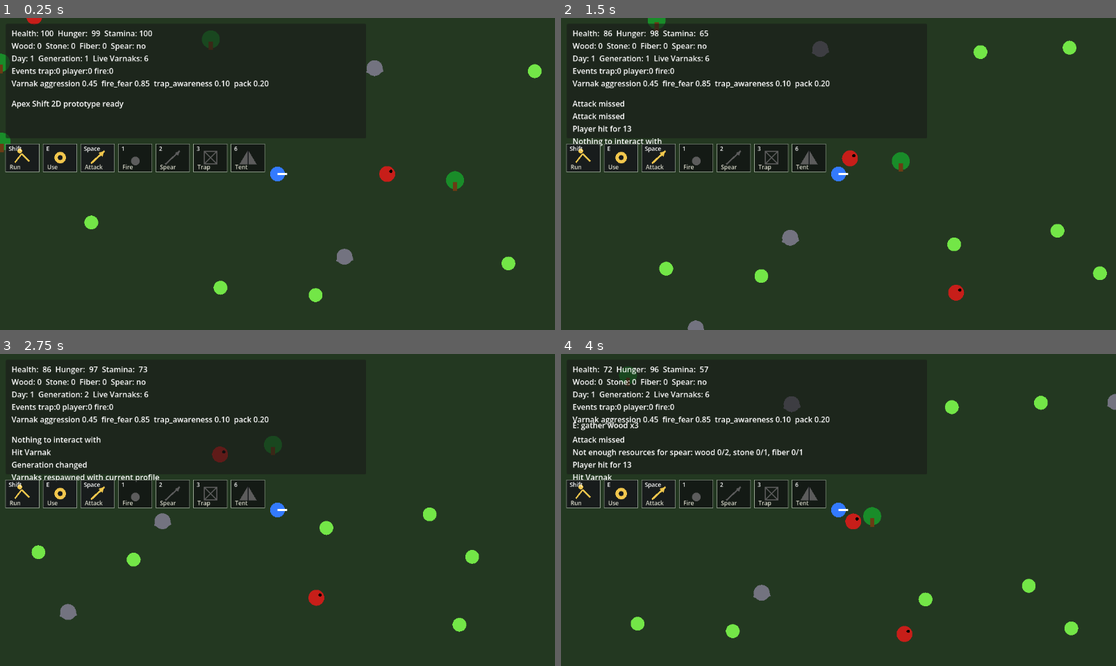
Above: before the commit, frames 1-4 (two rows, left to right).
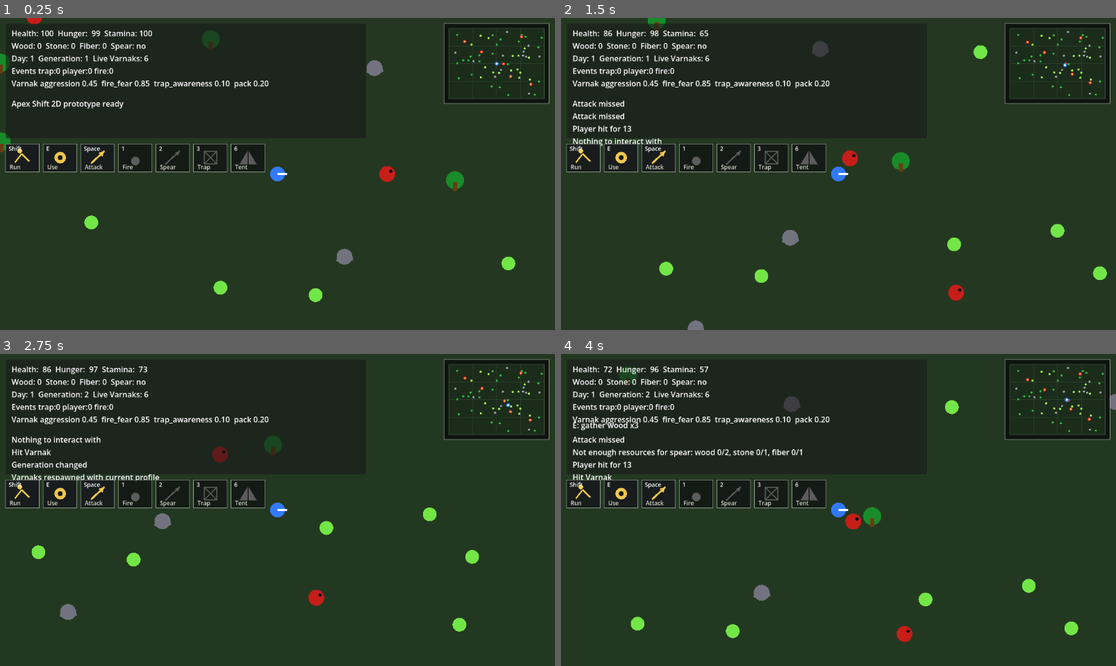
Above: after the commit, the same moments.

Repository: krisstoof/apex-shift-2d
Game: Godot game, scene res://scenes/main.tscn
The game is run twice, just before and just after one commit, with the same random seed, the same clock (stepped at 60 frames per second) and the same inputs.
Inputs (mouse positions are in pixels of both pictures, inside the frame that each line leads up to):
- Up to frame 1 (0.25 s): no input
- Up to frame 2 (1.5 s): tap Enter at 0.5 s; move the mouse to (960, 158) at 0.52 s; hold D (move_right) 0.53-1.28 s; hold Shift 0.53-1.28 s; click (960, 158) at 0.67 s; tap Space at 0.77 s; move the mouse to (727, 189) at 1.27 s; hold S (move_down) from 1.28 s (still down); tap E at 1.35 s
- Up to frame 3 (2.75 s): tap Space at 1.52 s; move the mouse to (333, 441) at 2.02 s; release S (move_down) at 2.03 s; hold D (move_right) from 2.03 s (still down); tap G at 2.1 s
- Up to frame 4 (4 s): move the mouse to (810, 572) at 2.77 s; release D (move_right) at 2.78 s; hold W (move_up) 2.78-3.53 s; tap 1 at 2.85 s; click (810, 572) at 2.92 s; tap Space at 3.02, 3.77 s; move the mouse to (1005, 556) at 3.52 s; hold A (move_left) from 3.53 s (still down); tap 2 at 3.6 s

The runs differ from the first frame. In frame 1, 1.2% of the frame differs, in the area x 79-99%, y 1-28%; in frame 2, 1.2%; in frame 3, 1.1%; in frame 4, 1.2%.

Commit message:
ui/#23 added minimap

Diff:
--- a/scenes/ui/hud.tscn
+++ b/scenes/ui/hud.tscn
@@ -1,7 +1,8 @@
-[gd_scene load_steps=3 format=3]
+[gd_scene load_steps=4 format=3]
 
 [ext_resource type="Script" path="res://scripts/ui/hud.gd" id="1"]
 [ext_resource type="Script" path="res://scripts/ui/skill_icon_bar.gd" id="2"]
+[ext_resource type="Script" path="res://scripts/ui/minimap.gd" id="3"]
 
 [node name="HUD" type="CanvasLayer"]
 script = ExtResource("1")
@@ -42,3 +43,13 @@
 offset_right = 560.0
 offset_bottom = 322.0
 script = ExtResource("2")
+
+[node name="Minimap" type="Control" parent="."]
+anchors_preset = 1
+anchor_left = 1.0
+anchor_right = 1.0
+offset_left = -230.0
+offset_top = 12.0
+offset_right = -12.0
+offset_bottom = 178.0
+script = ExtResource("3")
--- a/scripts/ui/hud.gd
+++ b/scripts/ui/hud.gd
@@ -10,6 +10,7 @@
 @onready var prompt_label: Label = $Panel/PromptLabel
 @onready var message_label: Label = $Panel/MessageLabel
 @onready var skill_icon_bar: Control = $SkillIconBar
+@onready var minimap: Control = $Minimap
 
 func _ready() -> void:
 	get_node("/root/EventBus").message_posted.connect(_on_message)
@@ -20,6 +21,9 @@
 	evolution_director = p_evolution_director
 	day_night_system = p_day_night_system
 	skill_icon_bar.bind(player)
+	var world := get_tree().current_scene.get_node_or_null("World")
+	var world_rect: Rect2 = world.get_world_rect() if world and world.has_method("get_world_rect") else Rect2(-1440, -880, 2880, 1760)
+	minimap.bind(player, world_rect)
 
 
 func _process(_delta: float) -> void:
--- /dev/null
+++ b/scripts/ui/minimap.gd
@@ -0,0 +1,86 @@
+extends Control
+
+const PADDING := 10.0
+
+var player: Node2D
+var world_rect := Rect2(-1440, -880, 2880, 1760)
+
+
+func bind(p_player: Node2D, p_world_rect: Rect2) -> void:
+	player = p_player
+	world_rect = p_world_rect
+	queue_redraw()
+
+
+func _process(_delta: float) -> void:
+	queue_redraw()
+
+
+func _draw() -> void:
+	var map_rect := Rect2(Vector2.ZERO, size)
+	var content_rect := map_rect.grow(-PADDING)
+
+	draw_rect(map_rect, Color(0.04, 0.05, 0.05, 0.86), true)
+	draw_rect(map_rect, Color(0.74, 0.78, 0.68, 0.9), false, 1.0)
+	draw_rect(content_rect, Color(0.11, 0.18, 0.11, 0.94), true)
+	draw_rect(content_rect, Color(0.35, 0.43, 0.32, 0.8), false, 1.0)
+	_draw_grid(content_rect)
+	_draw_resources(content_rect)
+	_draw_varnaks(content_rect)
+	_draw_player(content_rect)
+
+
+func _draw_grid(content_rect: Rect2) -> void:
+	var grid_color := Color(0.23, 0.31, 0.22, 0.55)
+	for i in range(1, 4):
+		var x := content_rect.position.x + content_rect.size.x * float(i) / 4.0
+		var y := content_rect.position.y + content_rect.size.y * float(i) / 4.0
+		draw_line(Vector2(x, content_rect.position.y), Vector2(x, content_rect.end.y), grid_color, 1.0)
+		draw_line(Vector2(content_rect.position.x, y), Vector2(content_rect.end.x, y), grid_color, 1.0)
+
+
+func _draw_resources(content_rect: Rect2) -> void:
+	for resource in get_tree().get_nodes_in_group("resources"):
+		if not is_instance_valid(resource):
+			continue
+		var color := _get_resource_color(resource)
+		draw_circle(_world_to_map(resource.global_position, content_rect), 2.2, color)
+
+
+func _draw_varnaks(content_rect: Rect2) -> void:
+	for varnak in get_tree().get_nodes_in_group("varnak"):
+		if not is_instance_valid(varnak):
+			continue
+		var pos := _world_to_map(varnak.global_position, content_rect)
+		draw_circle(pos, 3.3, Color(0.88, 0.22, 0.16))
+		draw_circle(pos, 1.4, Color(1.0, 0.82, 0.42))
+
+
+func _draw_player(content_rect: Rect2) -> void:
+	if not is_instance_valid(player):
+		return
+	var pos := _world_to_map(player.global_position, content_rect)
+	draw_circle(pos, 4.2, Color(0.17, 0.48, 1.0))
+	draw_circle(pos, 2.0, Color.WHITE)
+
+
+func _world_to_map(world_position: Vector2, content_rect: Rect2) -> Vector2:
+	var normalized := Vector2(
+		inverse_lerp(world_rect.position.x, world_rect.end.x, world_position.x),
+		inverse_lerp(world_rect.position.y, world_rect.end.y, world_position.y)
+	)
+	normalized.x = clamp(normalized.x, 0.0, 1.0)
+	normalized.y = clamp(normalized.y, 0.0, 1.0)
+	return content_rect.position + normalized * content_rect.size
+
+
+func _get_resource_color(resource: Node) -> Color:
+	match str(resource.get("item_name")):
+		"wood":
+			return Color(0.18, 0.72, 0.24)
+		"stone":
+			return Color(0.62, 0.63, 0.68)
+		"fiber":
+			return Color(0.67, 0.95, 0.34)
+		_:
+			return Color(0.86, 0.78, 0.45)
--- a/scripts/world/world.gd
+++ b/scripts/world/world.gd
@@ -39,6 +39,10 @@
 
 func _process(_delta: float) -> void:
 	queue_redraw()
+
+
+func get_world_rect() -> Rect2:
+	return WORLD_RECT
 
 
 func _spawn_resources() -> void:
Not shown, added: scripts/ui/minimap.gd.uid
